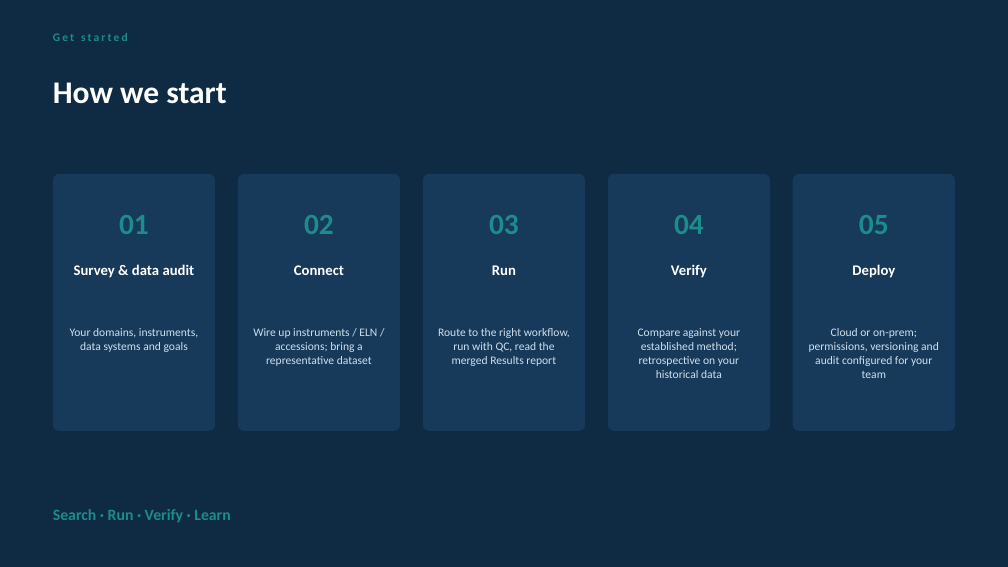
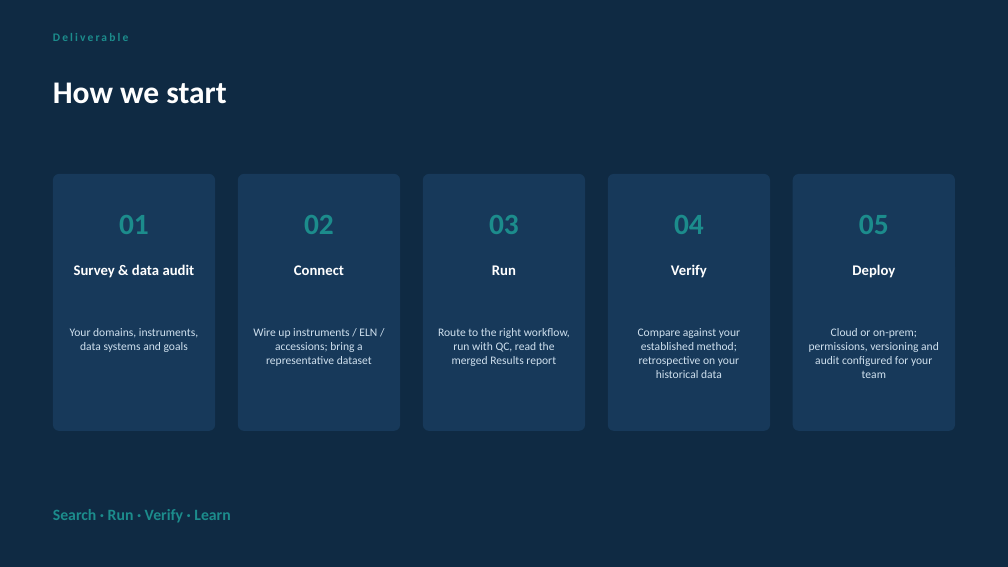
Before and after one commit to bioMate-AI/biomate-bioconductor-kb, a slide deck: slide 13 of docs/20261014_BioMate_Platform_Deck_EN.pptx (slide 12 before the commit). Drawn at 1008x567 pixels with LibreOffice and Linux fonts; fonts in the diff are those of the drawing. Boxes give left, top, right and bottom in pixels: in the first picture for what was removed or moved away, otherwise in the second. Text is boxed around its words. In the diff, an @@ line names an element or a change of style, - is before the commit and + after.

```diff
--- a/docs/20261014_BioMate_Platform_Deck_EN.pptx
+++ b/docs/20261014_BioMate_Platform_Deck_EN.pptx
@@ text at [53,33,129,41]: text changed @@
-Get started
+Deliverable
```
Also in this commit, not shown: 8 other slides changed, 1 slide added, 5 other files.
